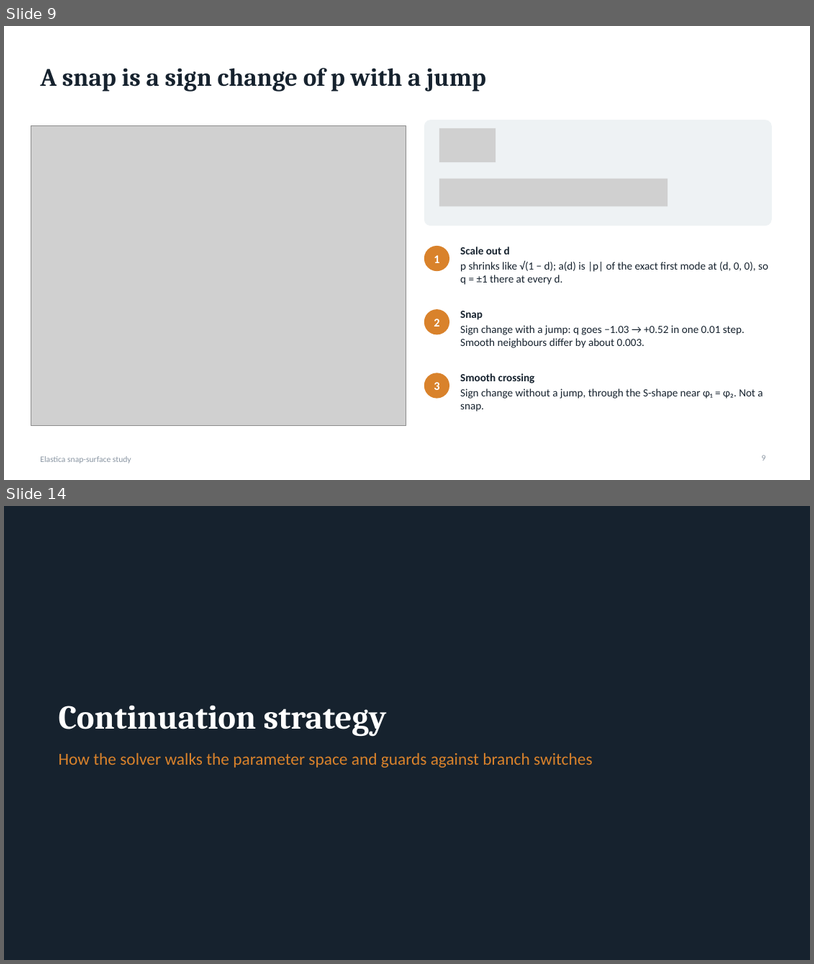
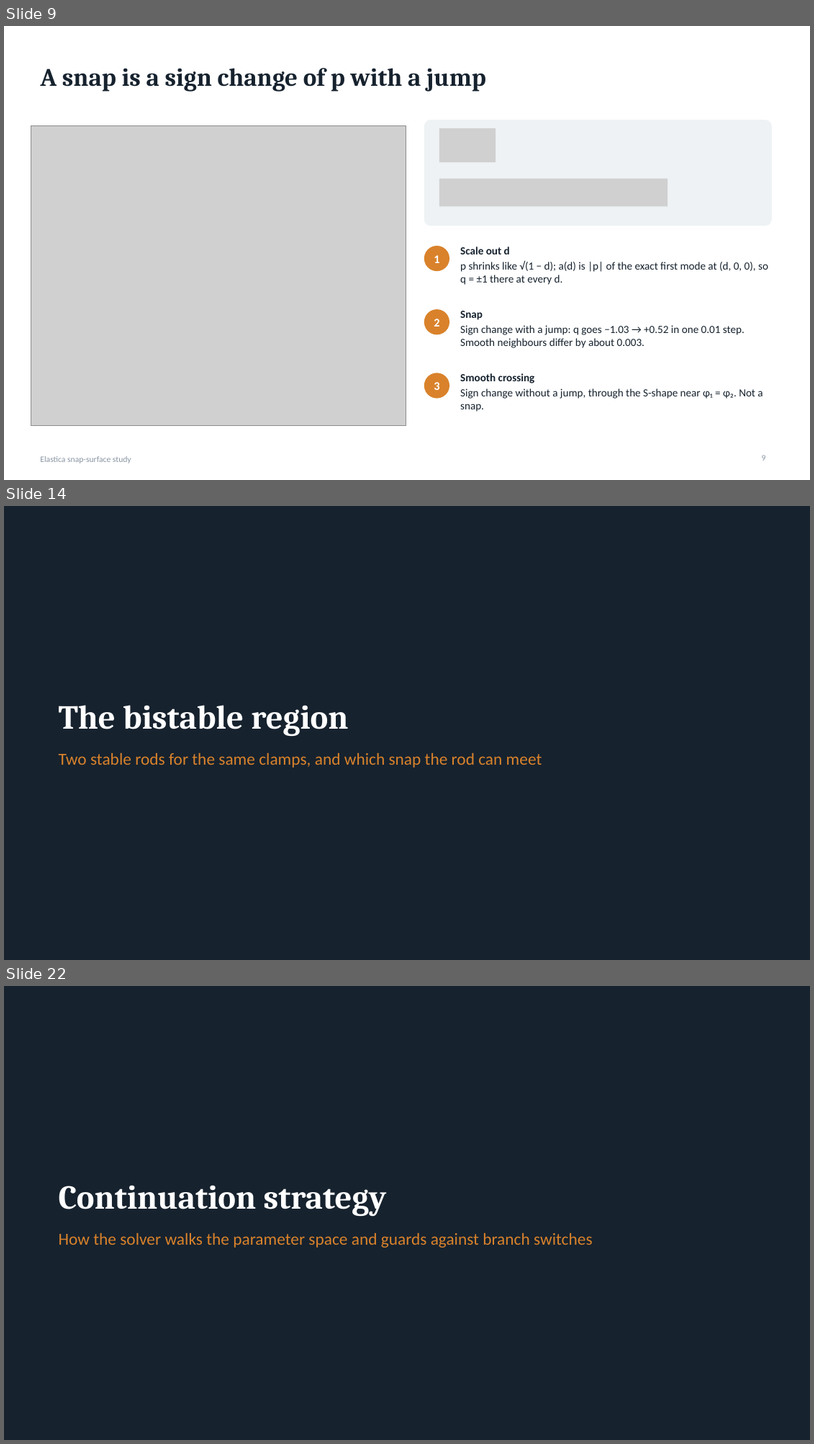
Before and after one commit to grraxx/elastica, a slide deck: presentation/elastica_snap_surface.pptx. Shown one above the other, each under a label of ours: slides 9 and 14 before the commit, slides 9, 14 and 22 after it; the slides between them are not shown. The pictures are 814x964 and 814x1444 pixels, drawn with LibreOffice and Linux fonts; fonts in the diff are those of the drawing; grey boxes stand for pictures. Boxes give left, top, right and bottom in pixels: in the first picture for what was removed or moved away, otherwise in the second. Text is boxed around its words. In the diff, an @@ line names an element or a change of style, - is before the commit and + after.

```diff
--- a/presentation/elastica_snap_surface.pptx
+++ b/presentation/elastica_snap_surface.pptx
@@ slide 14 added at (x1=4, y1=506, x2=810, y2=960), background #16222E @@
@@ title added at (x1=59, y1=705, x2=348, y2=736), 40 pt, text #FFFFFF, bold @@
+The bistable region
@@ text added at (x1=59, y1=753, x2=543, y2=767), 20 pt, text #D9822B @@
+Two stable rods for the same clamps, and which snap the rod can meet
@@ what was slide 14 is now slide 22 @@
```
Also in this commit, not shown: 5 slides changed, 14 other slides added, 50 other files.
